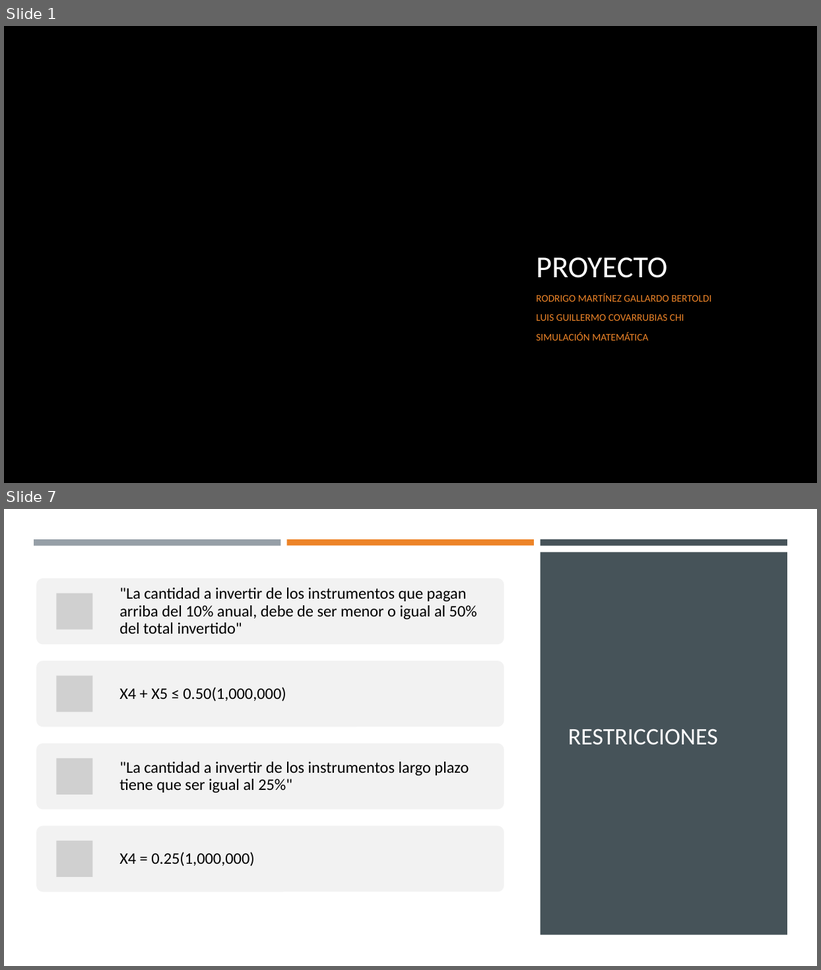
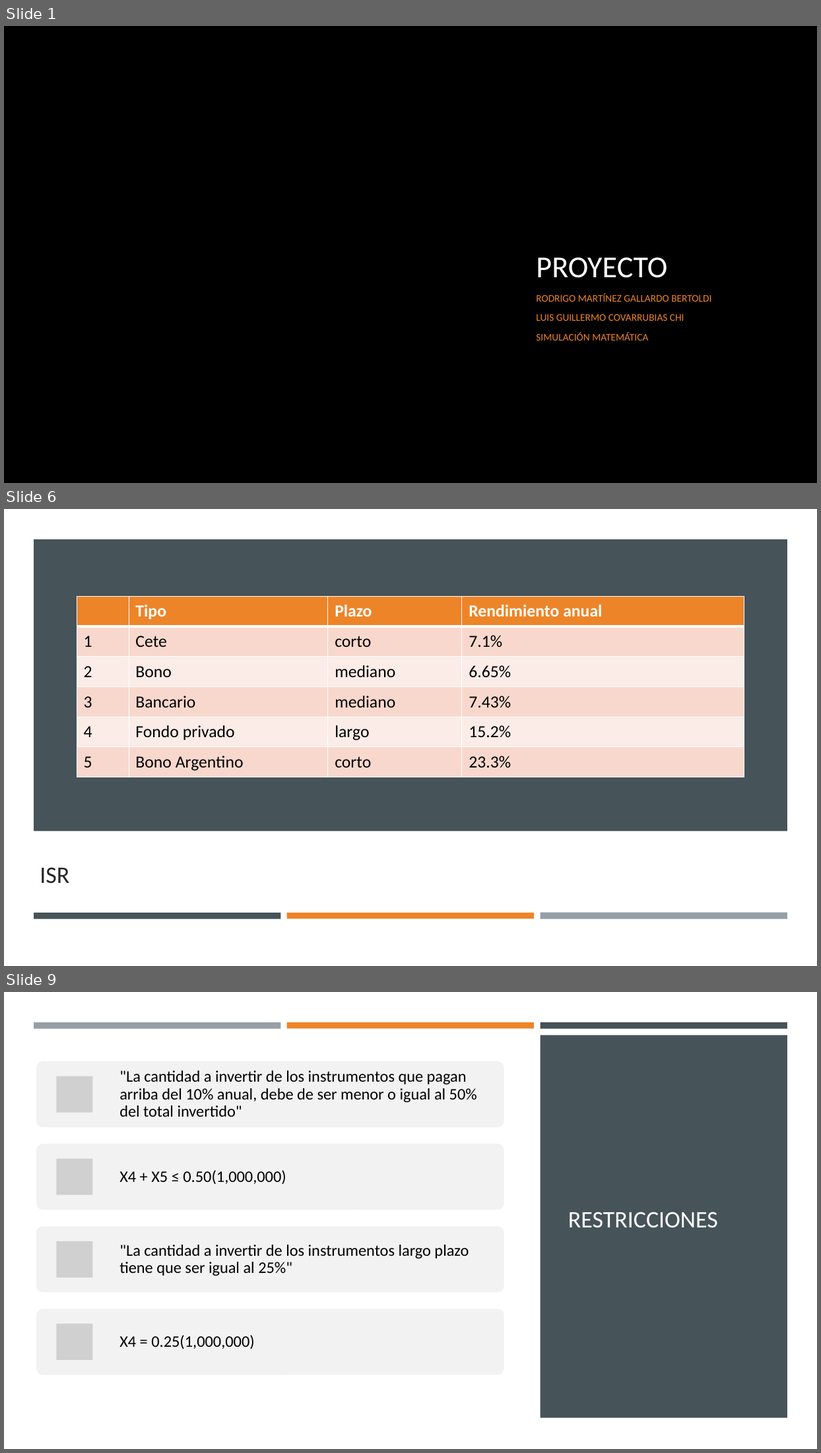
Before and after one commit to luischi1/Proyecto_m-dulo1, a slide deck: Presentación.pptx. Shown one above the other, each under a label of ours: slides 1 and 7 before the commit, slides 1, 6 and 9 after it; the slides between them are not shown. The pictures are 821x970 and 821x1453 pixels, drawn with LibreOffice and Linux fonts; fonts in the diff are those of the drawing; grey boxes stand for pictures; background and template pictures are left out. Boxes give left, top, right and bottom in pixels: in the first picture for what was removed or moved away, otherwise in the second. Text is boxed around its words. In the diff, an @@ line names an element or a change of style, - is before the commit and + after.

```diff
--- a/Presentación.pptx
+++ b/Presentación.pptx
@@ slide 6 added at (4, 509, 817, 966), background gradient #757575 to #343434 @@
@@ rectangle added at (4, 509, 817, 966), fill #FFFFFF @@
@@ rectangle added at (34, 539, 788, 832), fill #465359 @@
@@ table added at (77, 596, 744, 778), 6 rows, 4 columns @@
+ | Tipo | Plazo | Rendimiento anual
+1 | Cete | corto | 7.1%
+2 | Bono | mediano | 6.65%
+3 | Bancario | mediano | 7.43%
+4 | Fondo privado | largo | 15.2%
+5 | Bono Argentino | corto | 23.3%
@@ title added at (40, 867, 69, 884), 28 pt, text #262626 @@
+ISR
@@ rectangle added at (34, 913, 281, 919), fill #465359 @@
@@ rectangle added at (287, 913, 534, 919), fill #ED8428 @@
@@ rectangle added at (540, 913, 787, 920), fill #969FA7 @@
@@ what was slide 7 is now slide 9 @@
```
Also in this commit, not shown: 6 slides changed, 2 other slides added, 1 slide removed.
